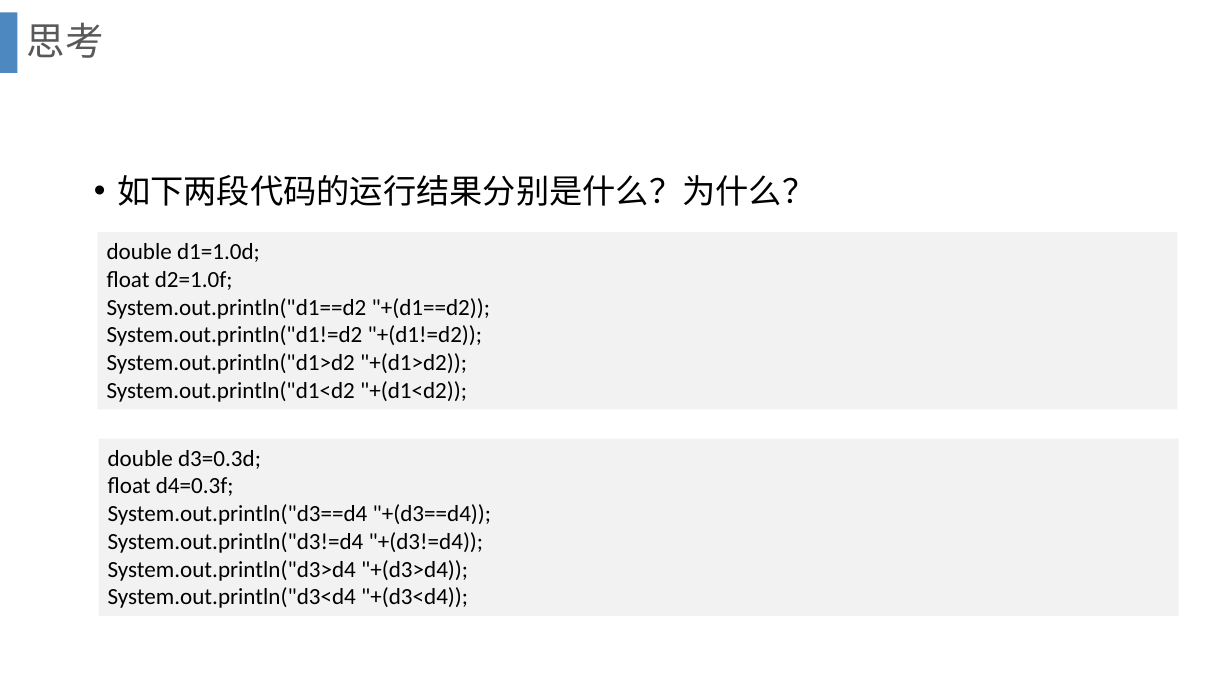
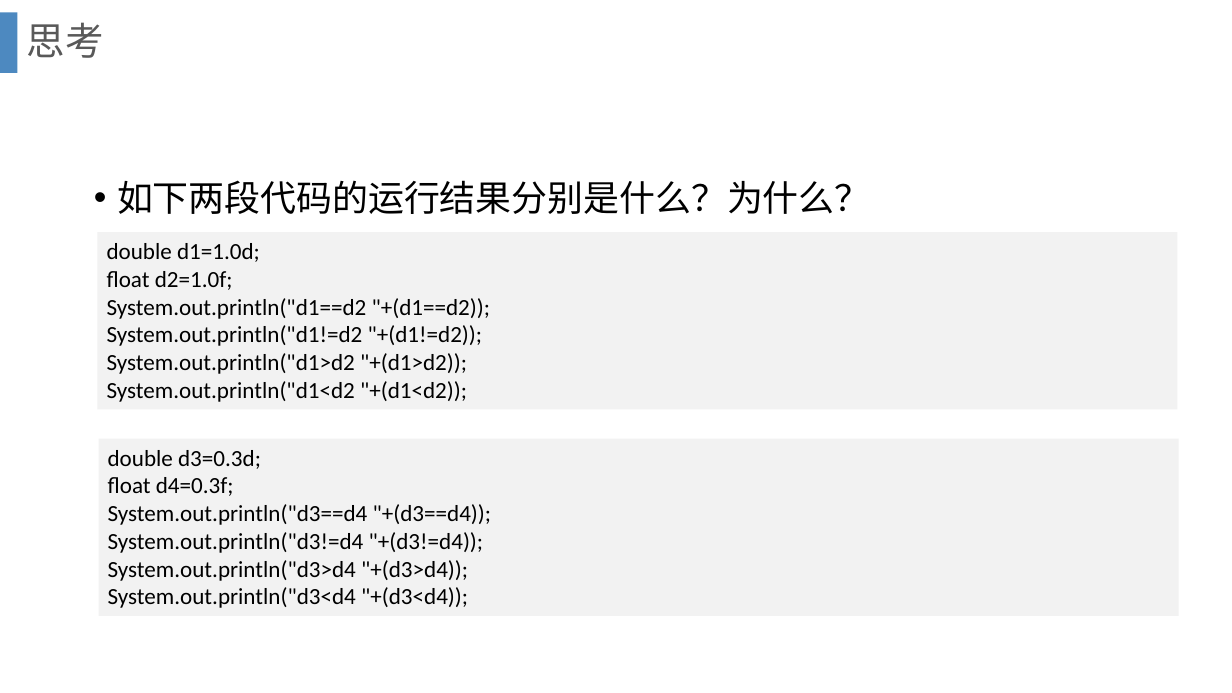
Before and after one commit to gcl-ant/study, a slide deck: slide 20 of gcl/教案/JavaPPT/JavaPPT/2.pptx. Drawn at 1232x693 pixels with LibreOffice and Linux fonts; fonts in the diff are those of the drawing; background and template pictures are left out. Boxes give left, top, right and bottom in pixels: in the first picture for what was removed or moved away, otherwise in the second. Text is boxed around its words. In the diff, an @@ line names an element or a change of style, - is before the commit and + after.

```diff
--- a/gcl/教案/JavaPPT/JavaPPT/2.pptx
+++ b/gcl/教案/JavaPPT/JavaPPT/2.pptx
@@ text "如下两段代码的运行结果分别是什么？为什么？" at <box>117,180,871,214</box>: size 25.9 to 28 pt; line spacing 1.3 to 1.4 @@
```
Also in this commit, not shown: 4 other slides changed, 8 other files.
